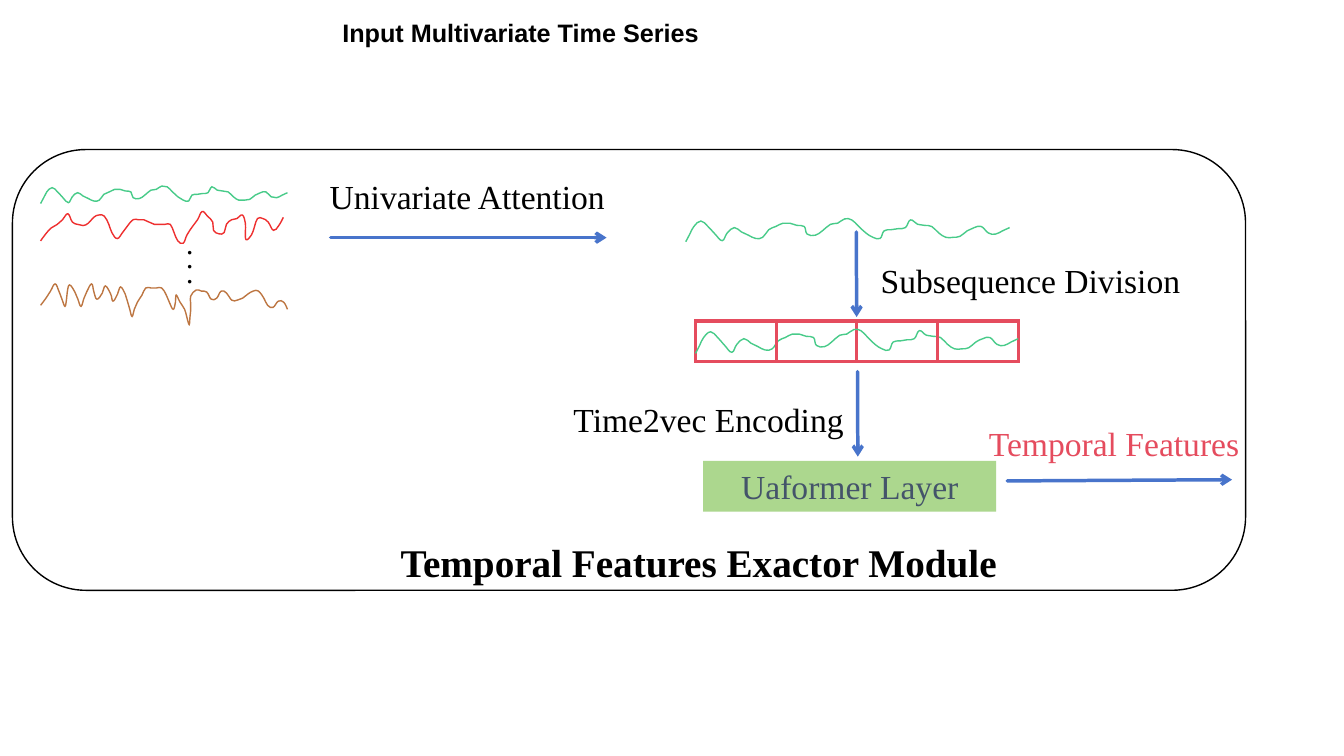
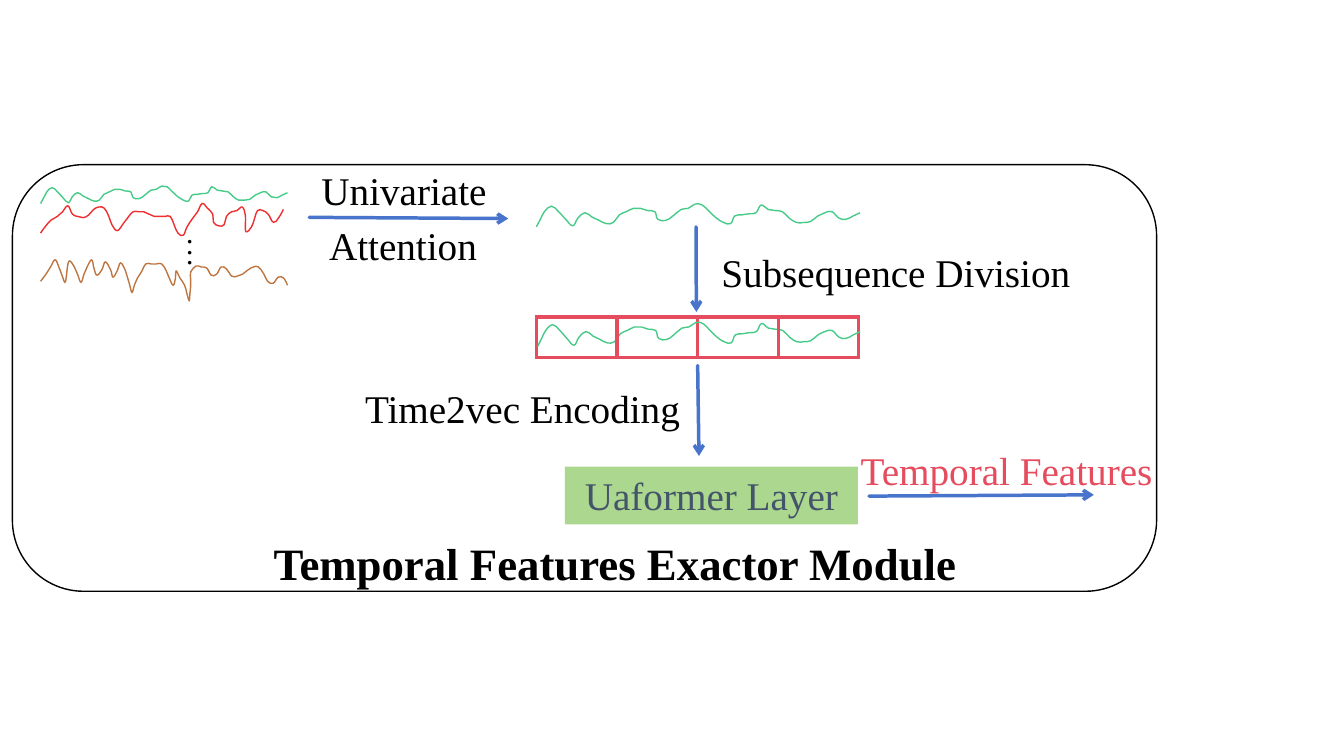
Before and after one commit to wuchenhu98/lunwen, a slide deck: slide 13 of 论文插图.pptx. Drawn at 1344x756 pixels with LibreOffice and Linux fonts; fonts in the diff are those of the drawing. Boxes give left, top, right and bottom in pixels: in the first picture for what was removed or moved away, otherwise in the second. Text is boxed around its words. In the diff, an @@ line names an element or a change of style, - is before the commit and + after.

```diff
--- a/论文插图.pptx
+++ b/论文插图.pptx
@@ text removed at [342,23,699,48] @@
-Input Multivariate Time Series
@@ rounded rectangle: place and size @@
-rounded rectangle at [12,149,1245,590]
+rounded rectangle at [12,164,1156,591]
@@ text at [321,179,486,206]: text changed; size 24 to 28 pt @@
-Univariate Attention
+Univariate
@@ freeform shape: place and size @@
-freeform shape at [40,212,283,244]
+freeform shape at [40,204,283,236]
@@ freeform shape: place and size @@
-freeform shape at [686,219,1009,242]
+freeform shape at [536,204,860,227]
@@ text "•": place and size @@
-text "•" at [171,251,200,281]
+text "•" at [171,227,200,257]
@@ arrow moved from (331, 238) - (607, 238) to (310, 218) - (508, 219) @@
@@ text added at [329,234,477,261], 28 pt, text #000000 @@
+Attention
@@ arrow moved from (857, 232) - (857, 318) to (697, 227) - (697, 312) @@
@@ freeform shape: place and size @@
-freeform shape at [40,284,287,325]
+freeform shape at [40,260,287,300]
@@ text "•": place and size @@
-text "•" at [171,266,203,307]
+text "•" at [171,248,203,288]
@@ text "Subsequence Division": place and size @@
-text "Subsequence Division" at [881,269,1180,300]
+text "Subsequence Division" at [721,259,1070,294]
@@ rectangle: place and size @@
-rectangle at [857,321,1018,361]
+rectangle at [536,318,698,358]
@@ freeform shape: place and size @@
-freeform shape at [696,330,1018,354]
+freeform shape at [537,323,860,347]
@@ line moved from (938, 321) - (938, 362) to (617, 318) - (617, 358) @@
@@ line moved from (776, 321) - (776, 362) to (778, 318) - (778, 358) @@
@@ size 24 to 28 pt in 4 elements at [565,467,858,524], [721,259,1070,294], [861,458,1153,493], [365,395,680,431] @@
@@ text "Time2vec Encoding": place and size @@
-text "Time2vec Encoding" at [573,408,844,438]
+text "Time2vec Encoding" at [365,395,680,431]
@@ arrow moved from (858, 372) - (858, 457) to (698, 366) - (699, 456) @@
@@ text "Temporal Features": place and size @@
-text "Temporal Features" at [989,432,1239,463]
+text "Temporal Features" at [861,458,1153,493]
@@ rectangle "Uaformer Layer": place and size @@
-rectangle "Uaformer Layer" at [704,461,997,511]
+rectangle "Uaformer Layer" at [565,467,858,524]
@@ arrow moved from (1007, 481) - (1232, 480) to (869, 496) - (1094, 495) @@
@@ text "Temporal Features Exactor Module": place and size @@
-text "Temporal Features Exactor Module" at [401,549,996,585]
+text "Temporal Features Exactor Module" at [274,549,956,590]
@@ text "Temporal Features Exactor Module" at [274,549,956,590]: size 28 to 32 pt @@
```
Also in this commit, not shown: 4 other slides changed, 3 slides added, 3 slides removed, 1 other file.
